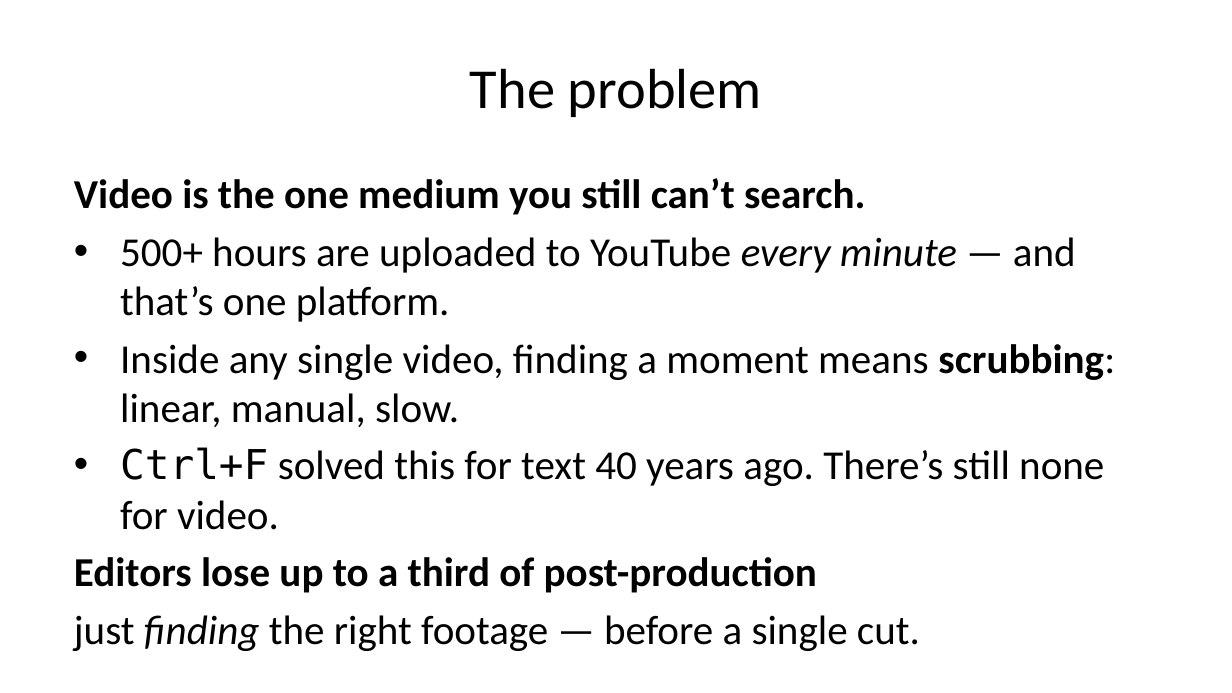
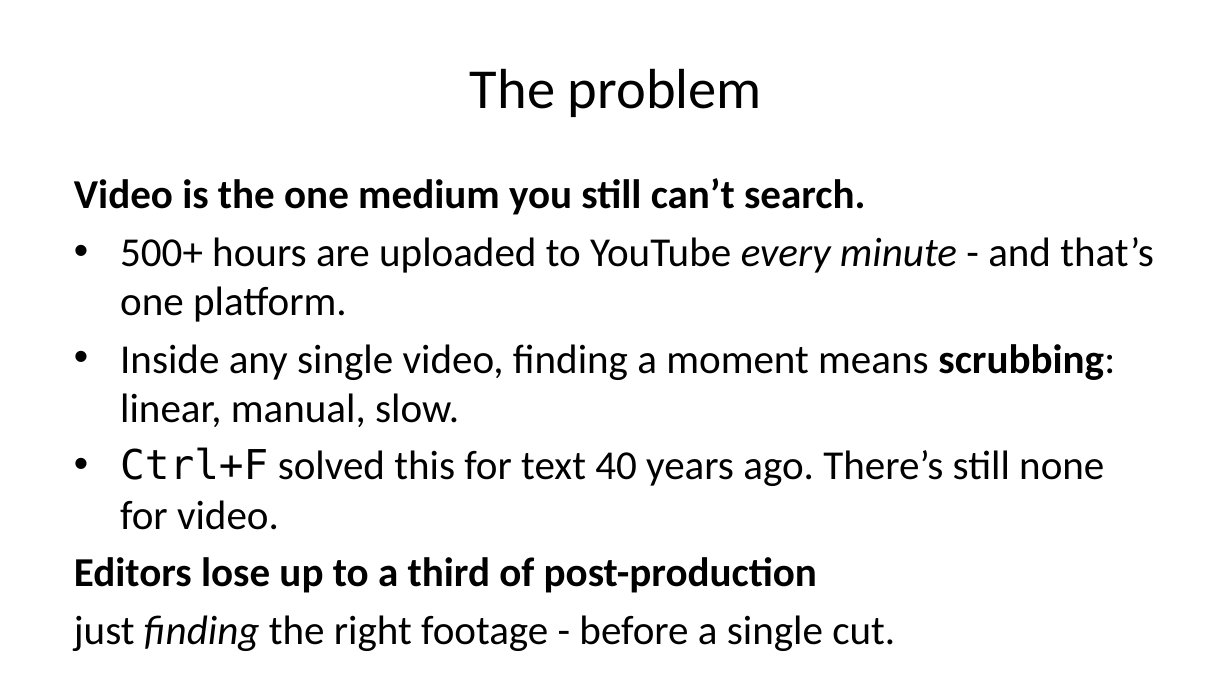
Before and after one commit to ernest-opara/scrubless, a slide deck: slide 2 of docs/PITCH-editable.pptx. Drawn at 1232x693 pixels with LibreOffice and Linux fonts; fonts in the diff are those of the drawing. Boxes give left, top, right and bottom in pixels: in the first picture for what was removed or moved away, otherwise in the second. Text is boxed around its words. In the diff, an @@ line names an element or a change of style, - is before the commit and + after.

```diff
--- a/docs/PITCH-editable.pptx
+++ b/docs/PITCH-editable.pptx
@@ text at bbox=[120, 237, 1154, 322]: text changed @@
-• 500+ hours are uploaded to YouTube every minute — and that’s one platform.
+• 500+ hours are uploaded to YouTube every minute - and that’s one platform.
@@ text at bbox=[74, 615, 895, 651]: text changed @@
-just finding the right footage — before a single cut.
+just finding the right footage - before a single cut.
```
Also in this commit, not shown: 11 other slides changed, 12 other files.
